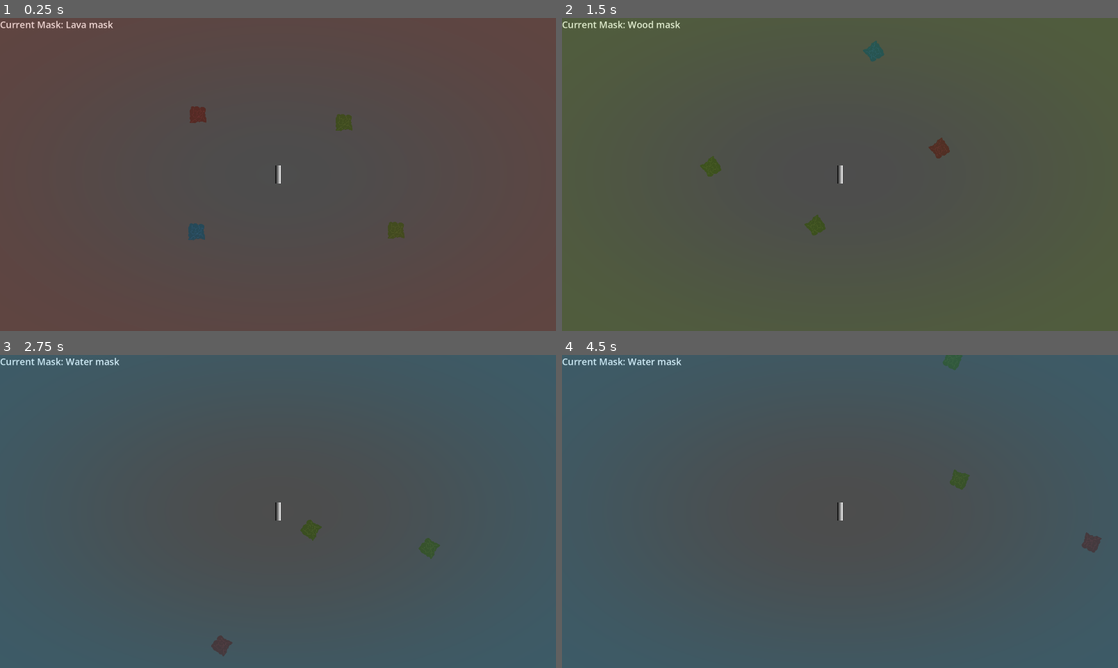
Above: before the commit, frames 1-4 (two rows, left to right).
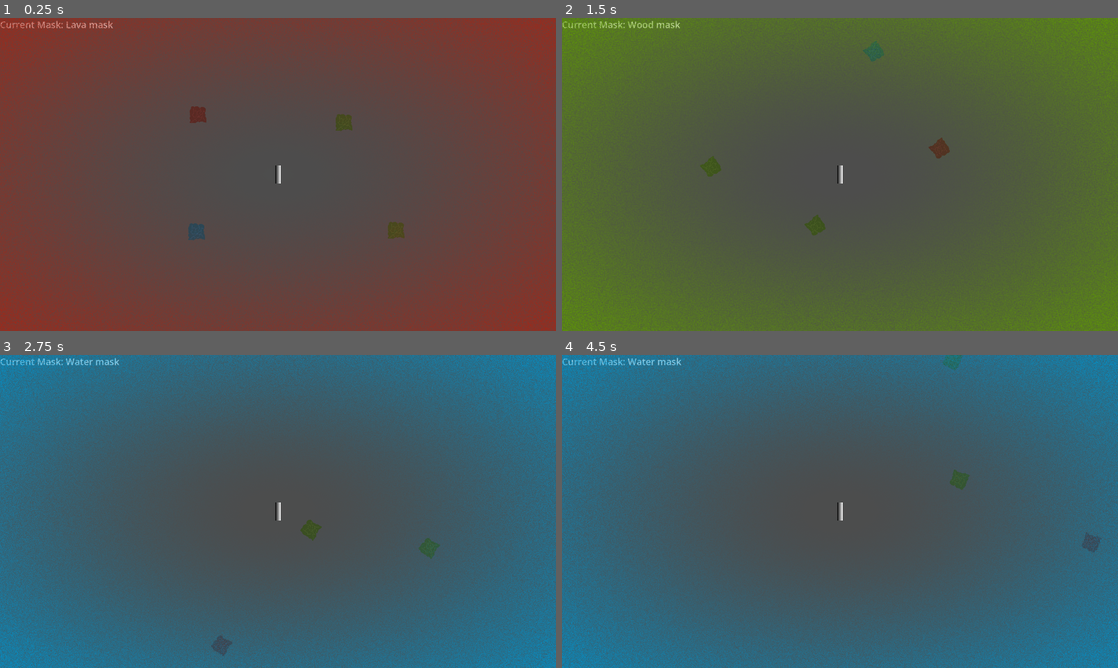
Above: after the commit, the same moments.

Repository: ccoors/mask
Game: Godot game, scene res://scenes/main_scene.tscn
Two runs of this game, one before a commit and one after it. Both use one fixed random seed, a clock stepped at 60 frames per second and the inputs below.
Inputs:
- Up to frame 1 (0.25 s): no input
- Up to frame 2 (1.5 s): hold Right (right) 0.53-1.28 s; tap 1 (mask_1) at 0.6 s; hold Down (down) from 1.28 s (still down); tap 2 (mask_2) at 1.35 s
- Up to frame 3 (2.75 s): release Down (down) at 2.03 s; hold Right (right) from 2.03 s (still down); tap 3 (mask_3) at 2.1 s
- Up to frame 4 (4.5 s): release Right (right) at 2.78 s; hold Up (up) 2.78-3.53 s; tap 1 (mask_1) at 2.85 s; hold Left (left) from 3.53 s (still down); tap 2 (mask_2) at 3.6 s; tap 3 (mask_3) at 4.35 s

The runs differ from the first frame. In frame 1, 20% of the frame differs, in the area x 0-100%, y 0-100%; in frame 2, 14%; in frame 3, 36%; in frame 4, 36%.

Commit message:
fix: shader banding

Diff:
--- a/assets/shaders/tint.gdshader
+++ b/assets/shaders/tint.gdshader
@@ -8,5 +8,6 @@
 void fragment() {
 	float dist = distance(UV, vec2(0.5));
 	float vignette = smoothstep(inner_radius, outer_radius, dist) * vignette_strength;
-	COLOR = vec4(vignette_color.rgb, vignette_color.a * vignette);
+    float dither = fract(sin(dot(UV, vec2(12.9898 * sin(TIME), 78.233))) * 43758.5453123) * 0.5 * pow(dist * 2.0, 2.0);
+	COLOR = vec4(vignette_color.rgb, vignette_color.a * vignette + dither);
 }
